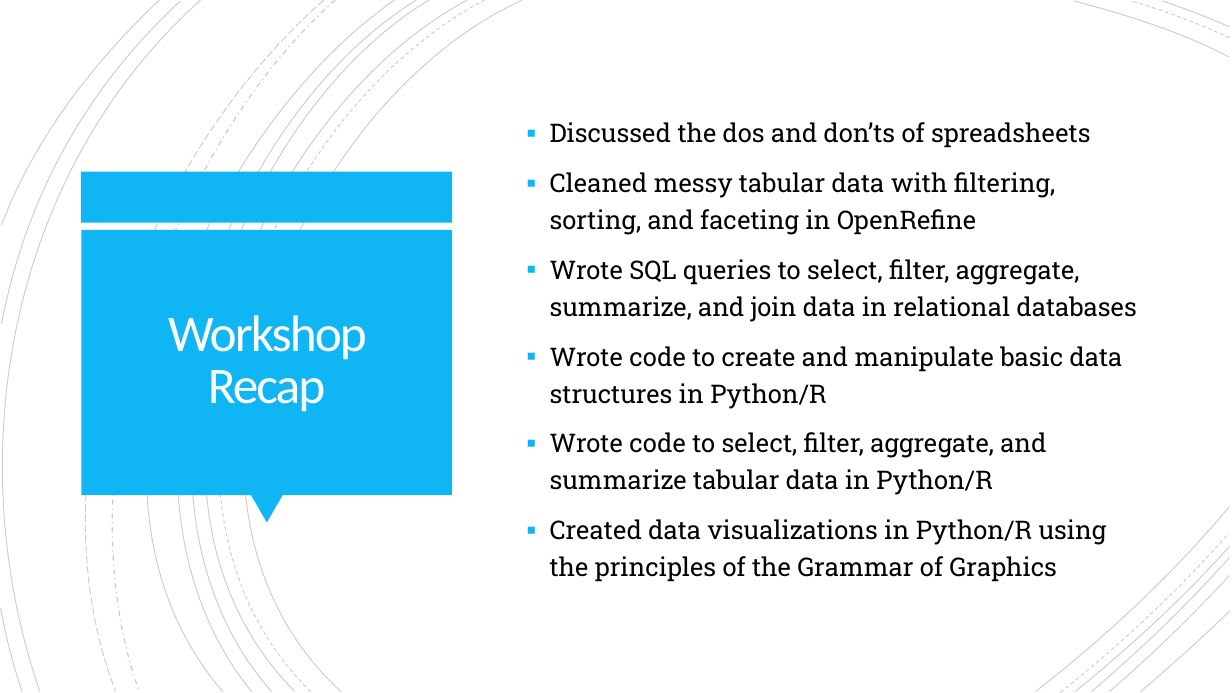
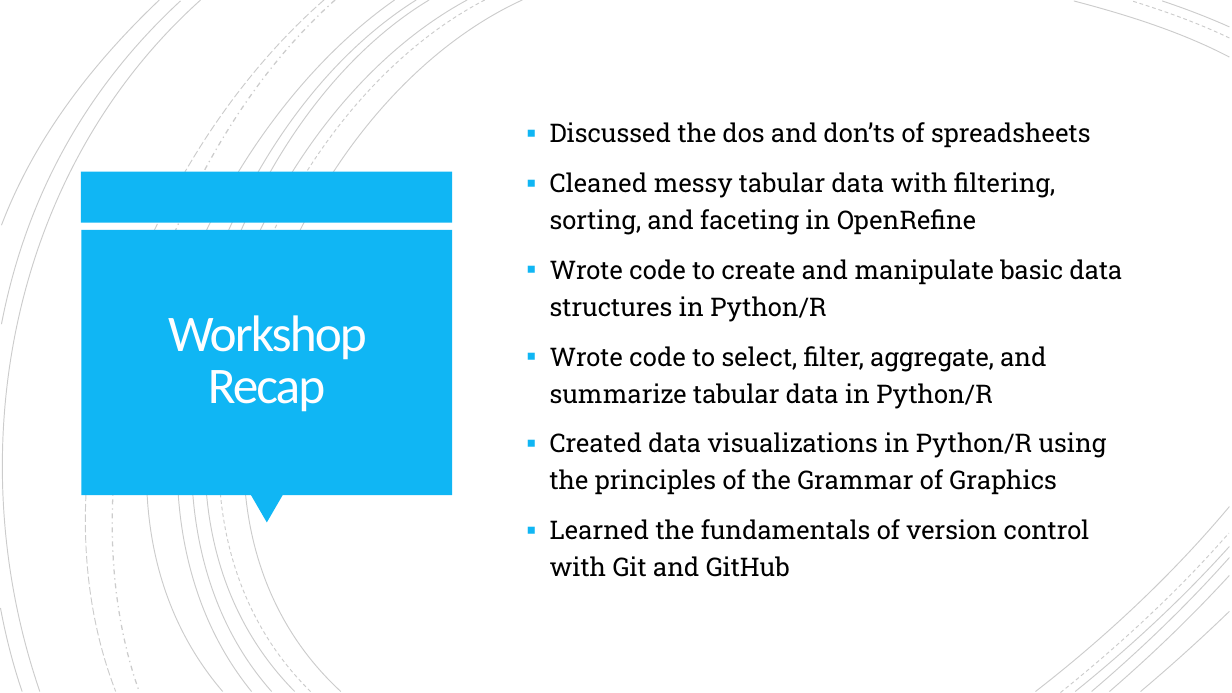
Before and after one commit to SmithsonianWorkshops/workshop-slides, a slide deck: slide 3 of Data Carpentry Wrap-Up.pptx. Drawn at 1232x693 pixels with LibreOffice and Linux fonts; fonts in the diff are those of the drawing. Boxes give left, top, right and bottom in pixels: in the first picture for what was removed or moved away, otherwise in the second. Text is boxed around its words. In the diff, an @@ line names an element or a change of style, - is before the commit and + after.

Commit message:
Update wrap-up slides

```diff
--- a/Data Carpentry Wrap-Up.pptx
+++ b/Data Carpentry Wrap-Up.pptx
@@ text at <box>550,259,1137,322</box>: paragraph removed @@
-▪ Wrote SQL queries to select, filter, aggregate, summarize, and join data in relational databases
@@ text at <box>550,519,1090,577</box>: paragraph added @@
+▪ Learned the fundamentals of version control with Git and GitHub
```
Also in this commit, not shown: 1 other file.
